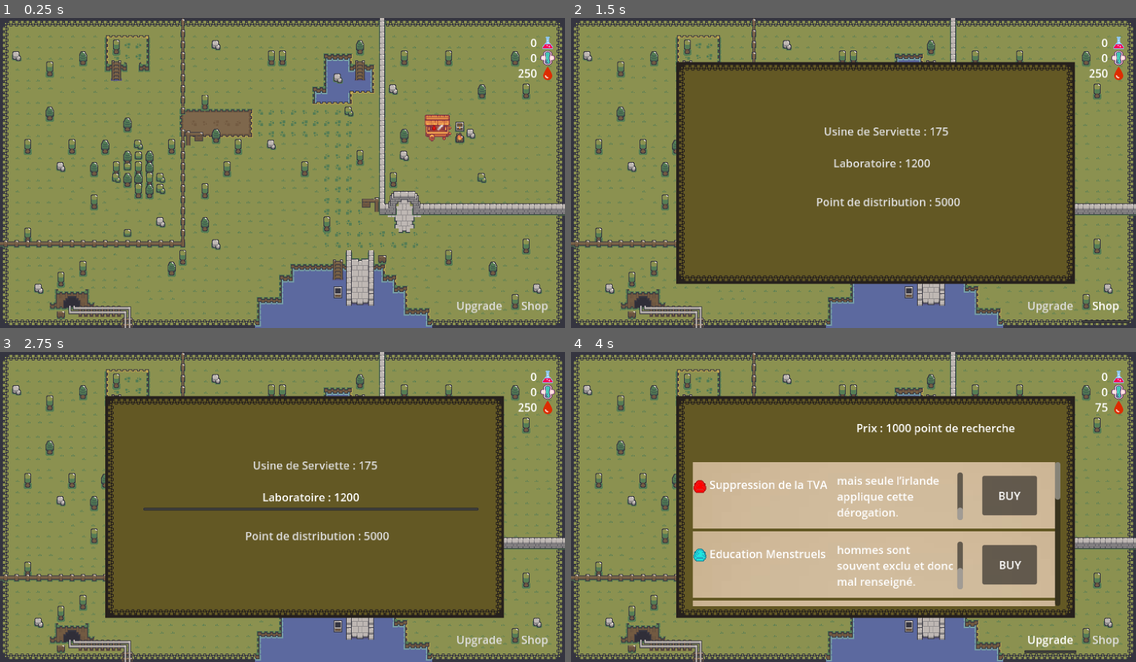
Above: before the commit, frames 1-4 (two rows, left to right).
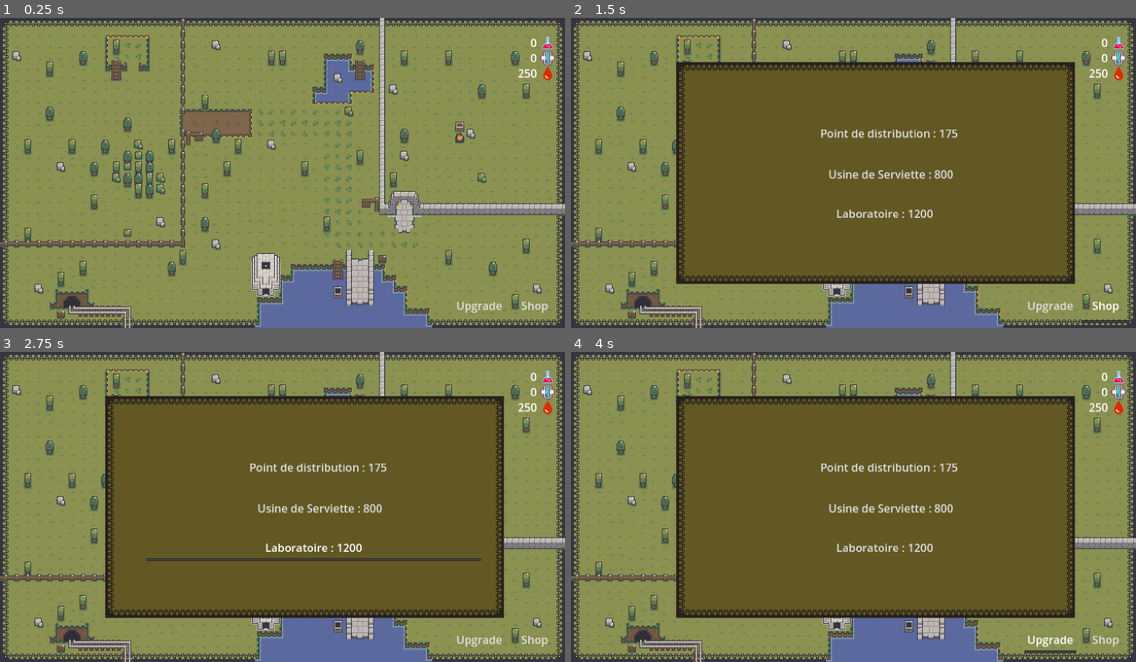
Above: after the commit, the same moments.

Repository: AntoineCuinet/game-reglex
Game: Godot game, scene res://scenes/game.tscn
Two runs of this game, one before a commit and one after it. Both use one fixed random seed, a clock stepped at 60 frames per second and the inputs below.
Inputs (mouse positions are in pixels of both pictures, inside the frame that each line leads up to):
- Up to frame 1 (0.25 s): no input
- Up to frame 2 (1.5 s): click (1011, 126) at 0.52 s; click "Shop" at 1.25 s
- Up to frame 3 (2.75 s): click "Laboratoire : 1200" at 2 s
- Up to frame 4 (4 s): click "Usine de Serviette : 175" (after the commit: "Usine de Serviette : 800") at 2.75 s; click "Upgrade" at 3.5 s

The runs differ from the first frame. In frame 1, 1.0% of the frame differs, in the area x 44-80%, y 31-90%; in frame 2, 1.9%; in frame 3, 2.9%; in frame 4, 30%, in the area x 21-95%, y 16-90%.

Commit message:
fix: negative pad

Diff:
--- a/reglex/scenes/factory.tscn
+++ b/reglex/scenes/factory.tscn
@@ -797,7 +797,7 @@
 texture = SubResource("CanvasTexture_dgsrg")
 
 [node name="Clock" type="Timer" parent="."]
-wait_time = 2.0
+wait_time = 5.0
 one_shot = true
 autostart = true
 
--- a/reglex/scenes/game.tscn
+++ b/reglex/scenes/game.tscn
@@ -14,7 +14,7 @@
 [ext_resource type="PackedScene" uid="uid://di1m4r131r25p" path="res://scenes/shop_menu.tscn" id="11_10unv"]
 [ext_resource type="Script" path="res://scripts/shop_menu.gd" id="11_lki7h"]
 [ext_resource type="Texture2D" uid="uid://crkxytk4h3s4v" path="res://assets/sprites/factory_/dungeonDecoration_0 [blueCarpet].png" id="11_pjje2"]
-[ext_resource type="PackedScene" uid="uid://cc4jdmpixe6so" path="res://scenes/PointDistribution.tscn" id="13_plcfw"]
+[ext_resource type="PackedScene" uid="uid://pdd241mmxoms" path="res://scenes/factory.tscn" id="13_s7tpc"]
 [ext_resource type="PackedScene" uid="uid://badde4gpaeo1l" path="res://scenes/upgrade_distribution_menu.tscn" id="14_qijth"]
 [ext_resource type="PackedScene" uid="uid://cgb7aqx2oy734" path="res://scenes/Metrics.tscn" id="15_2xmwv"]
 
@@ -1436,8 +1436,8 @@
 shape = SubResource("RectangleShape2D_2r15j")
 debug_color = Color(0.819608, 0.403922, 0, 0.419608)
 
-[node name="PointDistribution" parent="." instance=ExtResource("13_plcfw")]
-position = Vector2(205, -85)
+[node name="Factory" parent="." instance=ExtResource("13_s7tpc")]
+position = Vector2(-16, 141)
 
 [node name="MenuButton" type="MenuButton" parent="."]
 offset_left = 330.0
--- a/reglex/scenes/shop_menu.tscn
+++ b/reglex/scenes/shop_menu.tscn
@@ -176,27 +176,27 @@
 
 [node name="MenuButton1" type="MenuButton" parent="."]
 layout_mode = 0
-offset_left = -201.0
-offset_top = -30.0
-offset_right = 283.0
-offset_bottom = 1.0
+offset_left = -197.0
+offset_top = 43.0
+offset_right = 287.0
+offset_bottom = 74.0
 text = "Laboratoire : 1200"
 
 [node name="BtnUsineServiette" type="MenuButton" parent="."]
 layout_mode = 0
-offset_left = -197.0
-offset_top = -79.0
-offset_right = 293.0
+offset_left = -190.0
+offset_top = -17.0
+offset_right = 300.0
+offset_bottom = 20.0
+text = "Usine de Serviette : 800"
+
+[node name="BtnDistrib" type="MenuButton" parent="."]
+layout_mode = 0
+offset_left = -57.0
+offset_top = -73.0
+offset_right = 160.0
 offset_bottom = -42.0
-text = "Usine de Serviette : 175"
-
-[node name="BtnDistrib" type="MenuButton" parent="."]
-layout_mode = 0
-offset_left = -58.0
-offset_top = 26.0
-offset_right = 159.0
-offset_bottom = 57.0
-text = "Point de distribution : 5000"
+text = "Point de distribution : 175"
 
 [connection signal="pressed" from="MenuButton1" to="." method="_on_menu_button_pressed" binds= ["Laboratoire"]]
 [connection signal="pressed" from="BtnUsineServiette" to="." method="_on_menu_button_pressed" binds= ["Serviette"]]
--- a/reglex/scripts/factory.gd
+++ b/reglex/scripts/factory.gd
@@ -4,7 +4,7 @@
 
 var type: FactoryType.Type;
 var is_set_up: bool = false
-var amount_per_harvest: int = 1
+var amount_per_harvest: int = 10
 
 func set_up(t: FactoryType.Type) -> void:
 	is_set_up = true
--- a/reglex/scripts/game_manager.gd
+++ b/reglex/scripts/game_manager.gd
@@ -34,6 +34,8 @@
 
 func remove_research_points(amount) -> void:
 	research_points -= amount
+	if research_points < 0:
+		research_points = 0
 	Metrics.update_research_points(research_points)
 
 func add_produits_menstruels(type, amount):
@@ -47,6 +49,8 @@
 
 func remove_produits_menstruels(amount) -> void:
 	produits_menstruels -= amount
+	if produits_menstruels < 0:
+		produits_menstruels = 0
 	Metrics.update_produits_menstruels(produits_menstruels)
 
 
@@ -60,6 +64,8 @@
 
 func remove_blood(amount) -> void:
 	blood -= amount
+	if blood < 0:
+		blood = 0
 	Metrics.update_blood(blood)
 
 func get_cell_coord(coord: Vector2) -> Vector2i:
--- a/reglex/scripts/shop_menu.gd
+++ b/reglex/scripts/shop_menu.gd
@@ -1,9 +1,9 @@
 extends Control
 
 var prices = {
-	"Serviette": 175,
+	"Serviette": 800,
 	"Laboratoire": 1200,
-	"Distribution": 5000
+	"Distribution": 175
 }
 
 func _on_menu_button_pressed(extra_arg_0: String) -> void:
--- a/reglex/scripts/texture_button.gd
+++ b/reglex/scripts/texture_button.gd
@@ -30,7 +30,7 @@
 
 func _on_timer_timeout() -> void:
 	if (stock > 0):
-		stock -= 5
-		game_manager.add_blood(25 * game_manager.getPerf())
+		stock -= 1
+		game_manager.add_blood(5 * game_manager.getPerf())
 	elif stock < 0:
 		stock = 0
